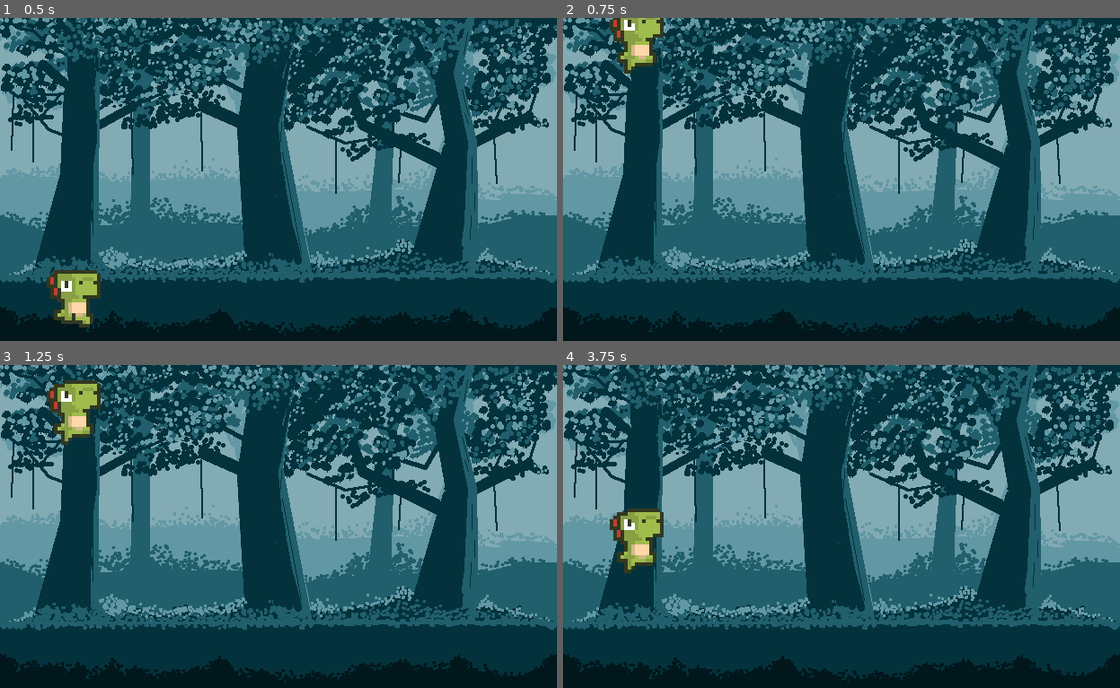
Above: before the commit, frames 1-4 (two rows, left to right).
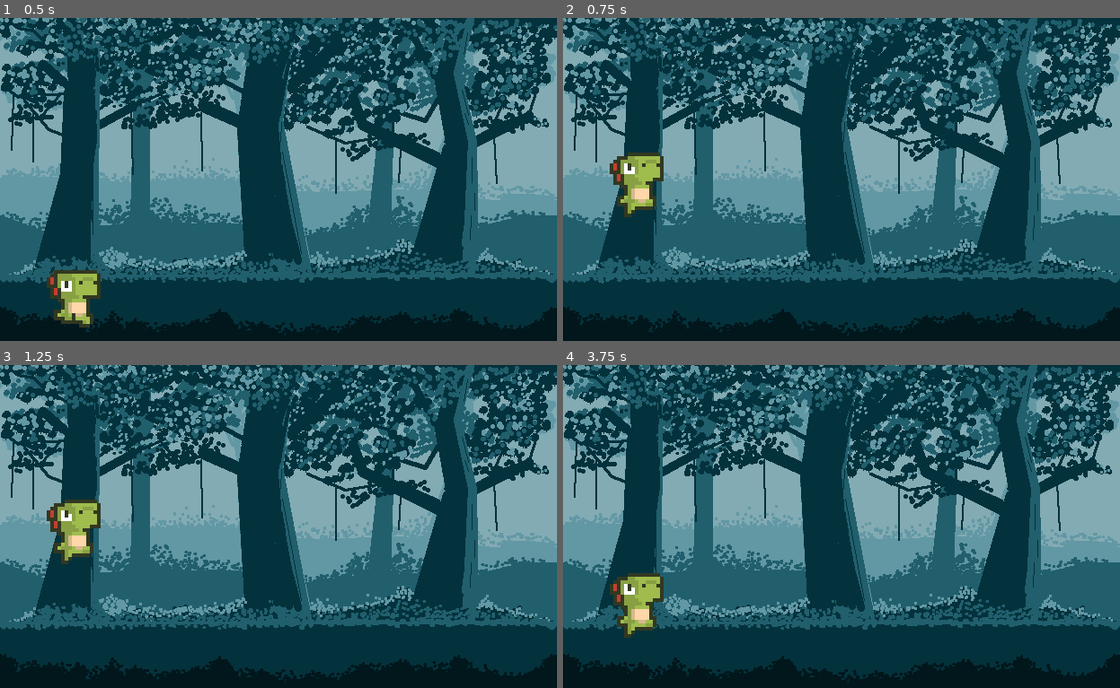
Above: after the commit, the same moments.

Repository: Saittem/SideScroller-Godot
Game: Godot game, scene res://game.tscn
Same seed, same stepped clock (60 frames per second), same inputs: the game is played once before the commit and once after it.
Inputs:
- Up to frame 1 (0.5 s): no input
- Up to frame 2 (0.75 s): hold W from 0.53 s (still down)
- Up to frame 3 (1.25 s): keep holding W
- Up to frame 4 (3.75 s): release W at 2.03 s; hold S 2.03-2.78 s; hold W from 2.78 s (still down)

Frame 1 is identical in both runs. In frame 2, 2.5% of the frame differs, in the area x 8-19%, y 0-62%; in frame 3, 2.7%, in the area x 8-19%, y 4-62%; in frame 4, 2.7%.

Commit message:
Edited player JUMP_SPEED

Diff:
--- a/sidescroller/player.gd
+++ b/sidescroller/player.gd
@@ -1,16 +1,18 @@
 extends CharacterBody2D
 
 const GRAVITY : int = 4200
-const JUMP_SPEED : int = -1800
+const JUMP_SPEED : int = -1000
 
 func _physics_process(delta: float):
 	velocity.y += GRAVITY * delta
 	if is_on_floor():
+		$WalkCol.disabled = false
 		if Input.is_key_pressed(KEY_W):
 			velocity.y = JUMP_SPEED
 			$JumpSoundEffect.play()
 		elif Input.is_key_pressed(KEY_S):
 			$AnimatedSprite2D.play("duck")
+			$WalkCol.disabled = true
 		else:
 			$AnimatedSprite2D.play("walk")
 	else:
--- a/sidescroller/player.tscn
+++ b/sidescroller/player.tscn
@@ -177,19 +177,17 @@
 [node name="AnimatedSprite2D" type="AnimatedSprite2D" parent="."]
 scale = Vector2(4, 4)
 sprite_frames = SubResource("SpriteFrames_nvl01")
-animation = &"duck"
+animation = &"walk"
 autoplay = "idle"
-frame_progress = 0.683546
 
 [node name="CrounchCol" type="CollisionShape2D" parent="."]
-visible = false
 position = Vector2(0, 7.5)
 shape = SubResource("RectangleShape2D_4flbx")
 
 [node name="WalkCol" type="CollisionShape2D" parent="."]
-visible = false
 position = Vector2(0, 2.5)
 shape = SubResource("RectangleShape2D_onrkg")
 
 [node name="JumpSoundEffect" type="AudioStreamPlayer" parent="."]
 stream = ExtResource("2_onrkg")
+volume_db = -5.0
